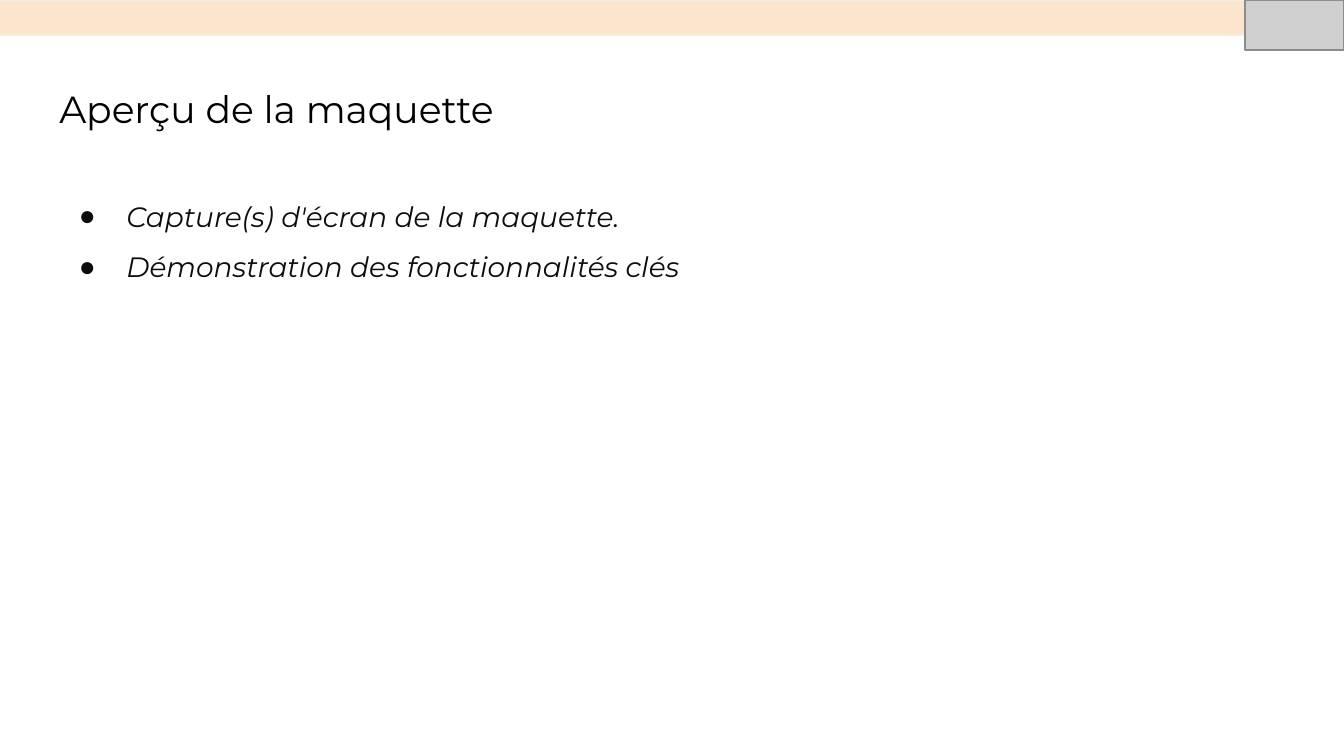
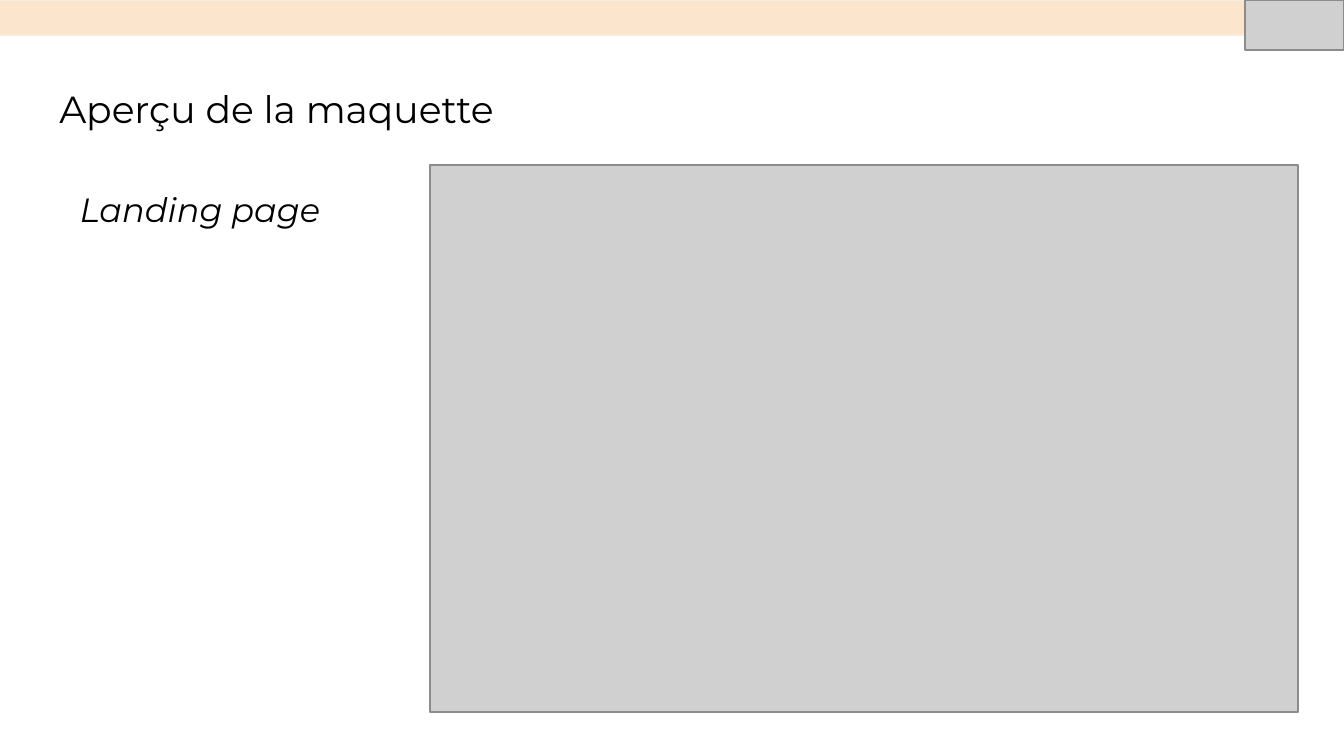
Before and after one commit to sunny-biard/MenuMaker, a slide deck: slide 4 of BIARD_Sunny_4_presentation_052024.pptx. Drawn at 1344x756 pixels with LibreOffice and Linux fonts; fonts in the diff are those of the drawing; grey boxes stand for pictures. Boxes give left, top, right and bottom in pixels: in the first picture for what was removed or moved away, otherwise in the second. Text is boxed around its words. In the diff, an @@ line names an element or a change of style, - is before the commit and + after.

```diff
--- a/BIARD_Sunny_4_presentation_052024.pptx
+++ b/BIARD_Sunny_4_presentation_052024.pptx
@@ picture added at box(430, 165, 1298, 712) @@
@@ text at box(80, 197, 320, 229): text changed; size 15 to 18 pt; text colour #0D0D0D to #000000 @@
-● Capture(s) d'écran de la maquette.
-● Démonstration des fonctionnalités clés
+Landing page
```
Also in this commit, not shown: 6 other slides changed, 7 slides added, 10 other files.
